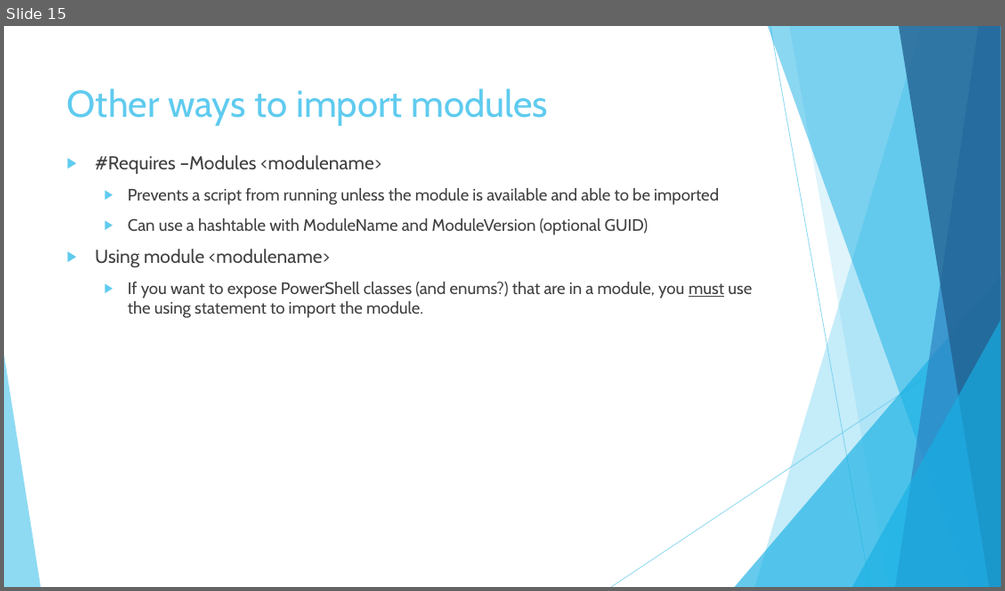
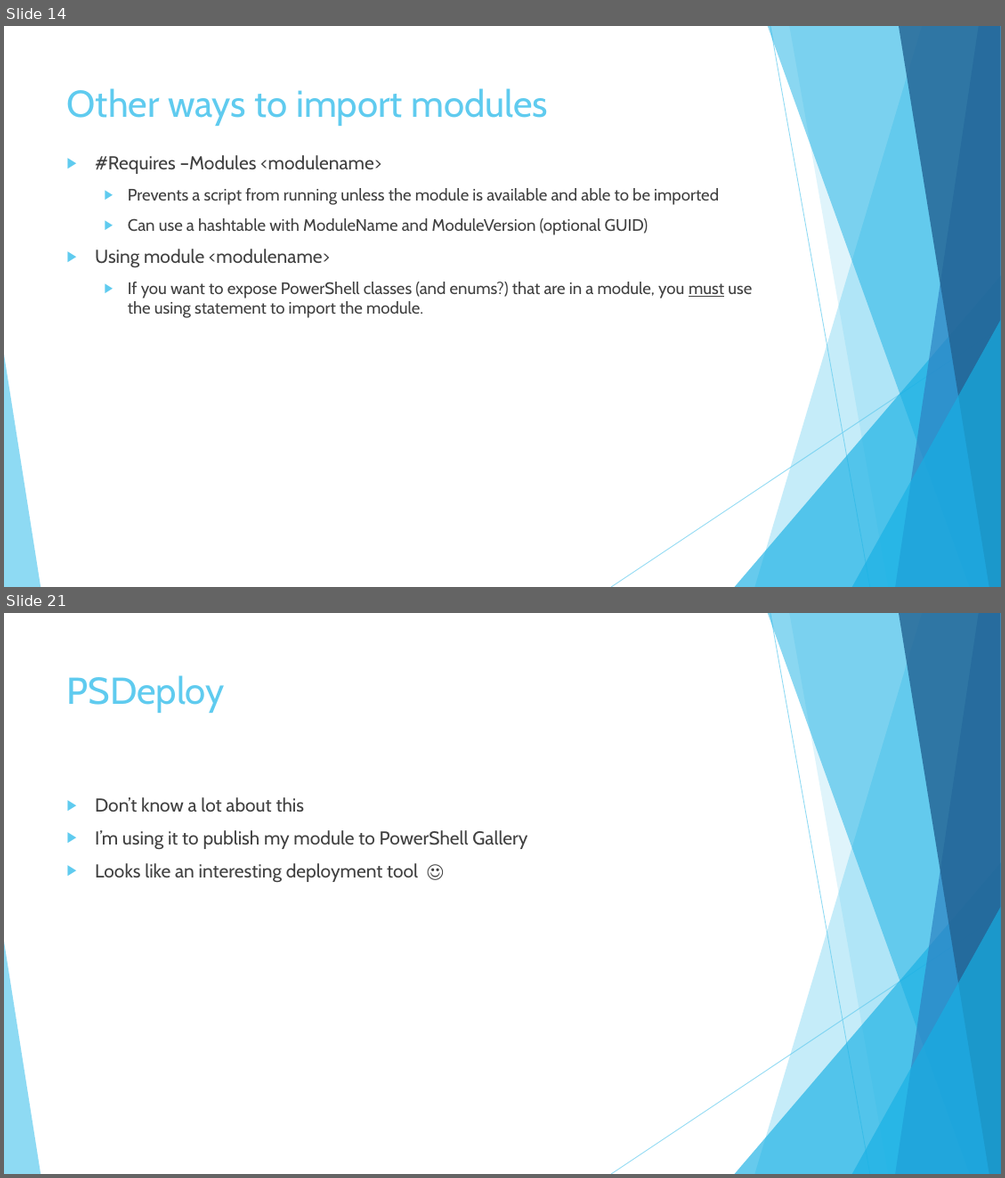
Before and after one commit to MikeShepard/Documents, a slide deck: PowerShell Modules.pptx. Shown one above the other, each under a label of ours: slide 15 before the commit, slides 14 and 21 after it; the slides between them are not shown. The pictures are 1005x591 and 1005x1178 pixels, drawn with LibreOffice and Linux fonts; fonts in the diff are those of the drawing. Boxes give left, top, right and bottom in pixels: in the first picture for what was removed or moved away, otherwise in the second. Text is boxed around its words. In the diff, an @@ line names an element or a change of style, - is before the commit and + after.

Commit message:
Added slides about "module tooling"
Psake, plaster, pester, platyps, psdeploy, buildhelpers

```diff
--- a/PowerShell Modules.pptx
+++ b/PowerShell Modules.pptx
@@ slide 21 added at [4,613,1001,1174], background #FFFFFF; not listed: 10 template elements that a slide beside it also shows @@
@@ title added at [67,675,225,713], 36 pt, text #5FCBEF @@
+PSDeploy
@@ text added at [95,797,527,882], 18 pt, text #404040 @@
+▶ Don’t know a lot about this
+▶ I’m using it to publish my module to PowerShell Gallery
+▶ Looks like an interesting deployment tool ☺
@@ what was slide 15 is now slide 14 @@
```
Also in this commit, not shown: 2 slides changed, 6 other slides added, 1 slide removed.
